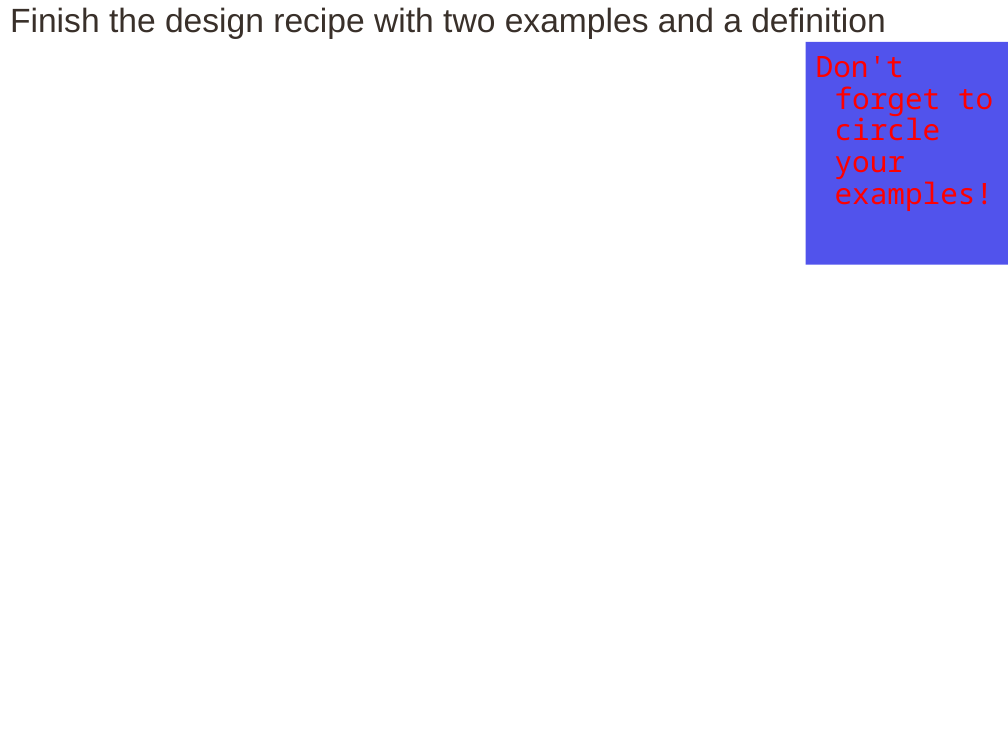
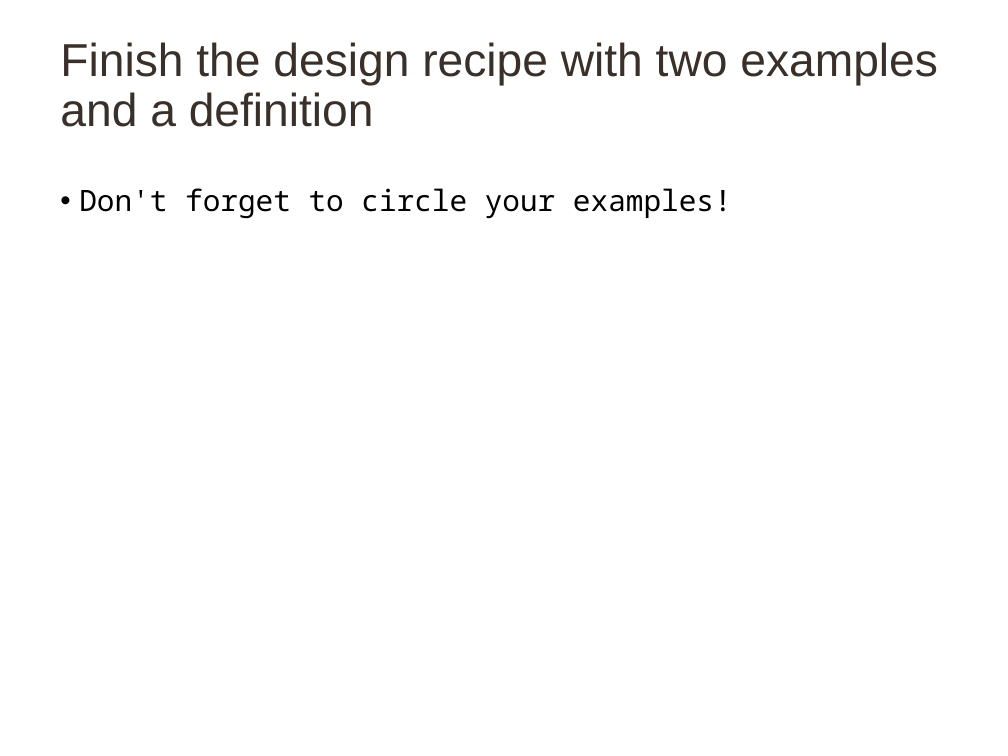
Before and after one commit to taps3/bootstrapcsp, a slide deck: slide 123 of bootstrapcsp_slidedeck.pptx (slide 124 before the commit). Drawn at 1008x756 pixels with LibreOffice and Linux fonts; fonts in the diff are those of the drawing; background and template pictures are left out. Boxes give left, top, right and bottom in pixels: in the first picture for what was removed or moved away, otherwise in the second. Text is boxed around its words. In the diff, an @@ line names an element or a change of style, - is before the commit and + after.

```diff
--- a/bootstrapcsp_slidedeck.pptx
+++ b/bootstrapcsp_slidedeck.pptx
@@ title "Finish the design recipe with ..." moved from (x1=10, y1=7, x2=885, y2=39) to (x1=60, y1=42, x2=938, y2=127) @@
@@ title "Finish the design recipe with ..." at (x1=60, y1=42, x2=938, y2=127): size 24 to 33 pt @@
@@ text "Don't forget to circle your ..." moved from (x1=805, y1=42, x2=1008, y2=265) to (x1=79, y1=188, x2=732, y2=219) @@
@@ text "Don't forget to circle your ..." at (x1=79, y1=188, x2=732, y2=219): text colour #FF0000 to #000000; bullet none to •; fill #2325E8 at 79% opacity to none @@
```
Also in this commit, not shown: 148 other slides changed, 1 slide added, 2 slides removed, 15 other files.
